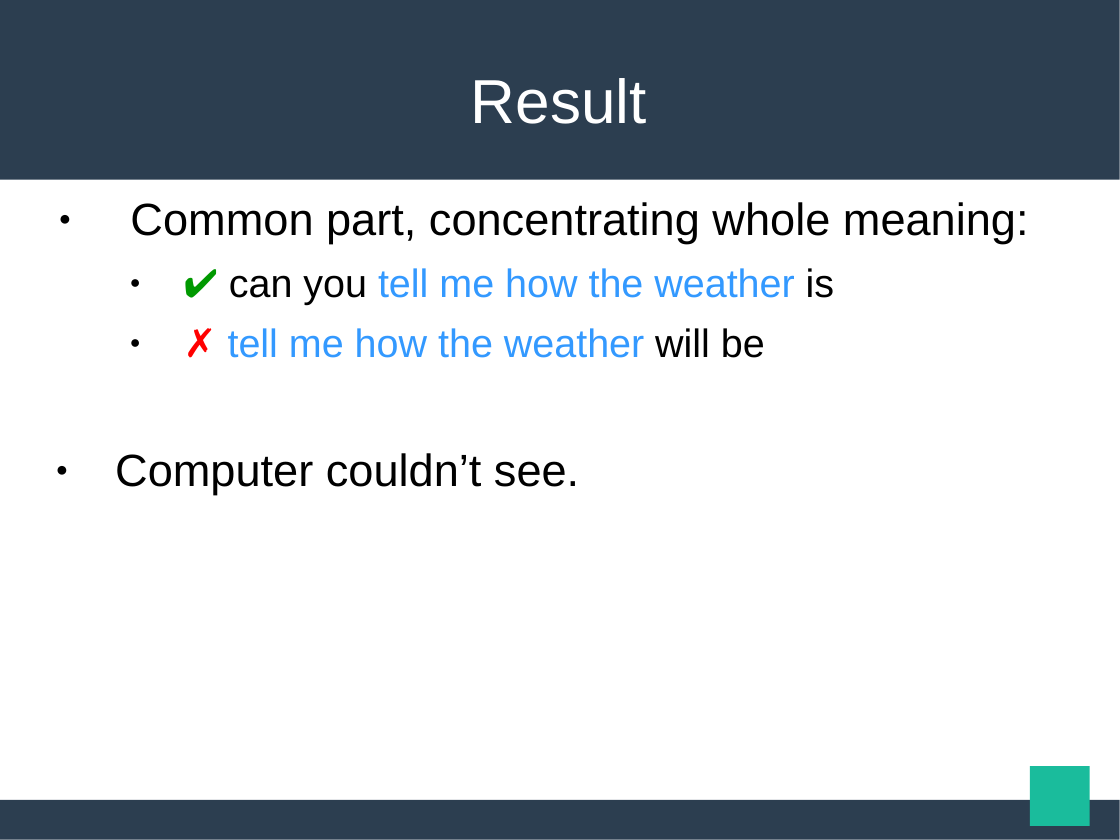
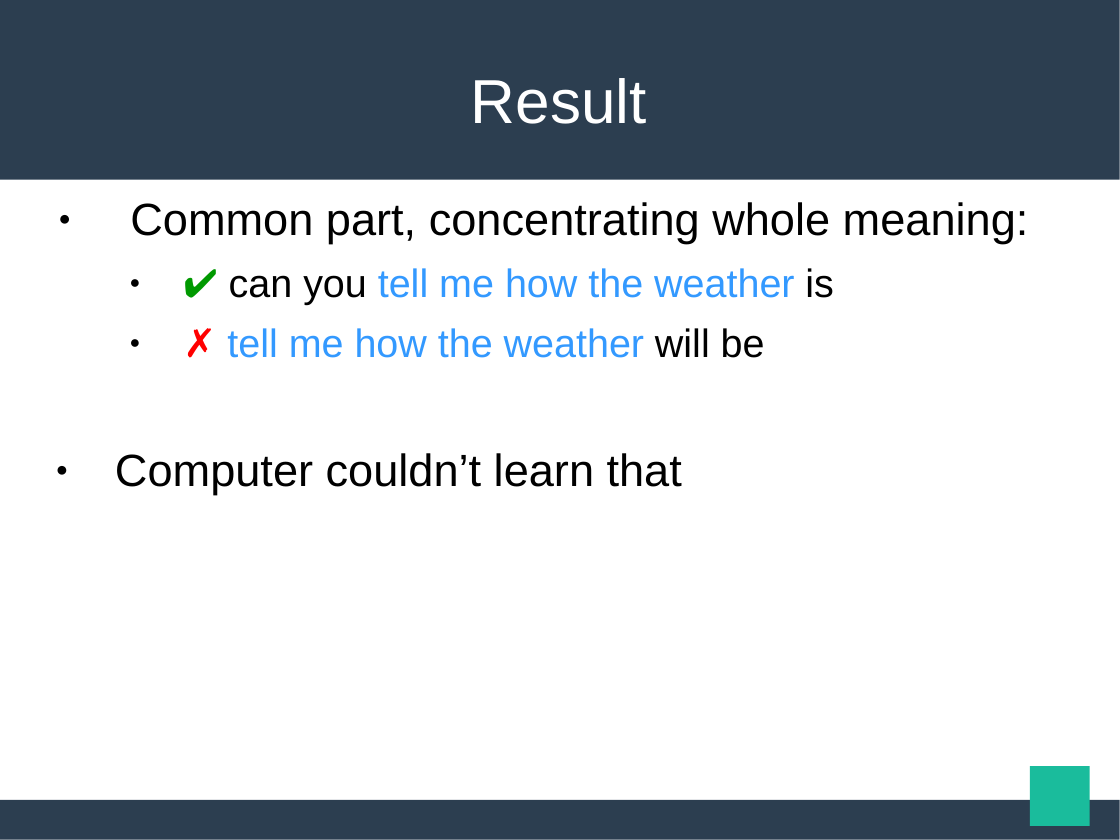
Before and after one commit to maekawatoshiki/neural-machine-translation-demo, a slide deck: slide 22 of NY_slide.ppt. Drawn at 1120x840 pixels with LibreOffice and Linux fonts; fonts in the diff are those of the drawing. Boxes give left, top, right and bottom in pixels: in the first picture for what was removed or moved away, otherwise in the second. Text is boxed around its words. In the diff, an @@ line names an element or a change of style, - is before the commit and + after.

```diff
--- a/NY_slide.ppt
+++ b/NY_slide.ppt
@@ text at (115, 453, 682, 495): text changed @@
-● Computer couldn’t see.
+● Computer couldn’t learn that
```
Also in this commit, not shown: 6 other slides changed.
